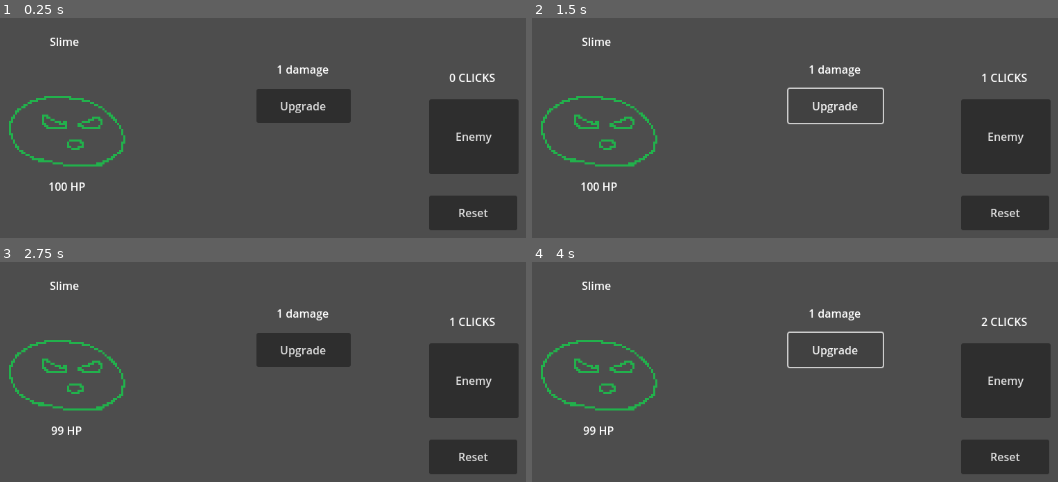
Above: before the commit, frames 1-4 (two rows, left to right).
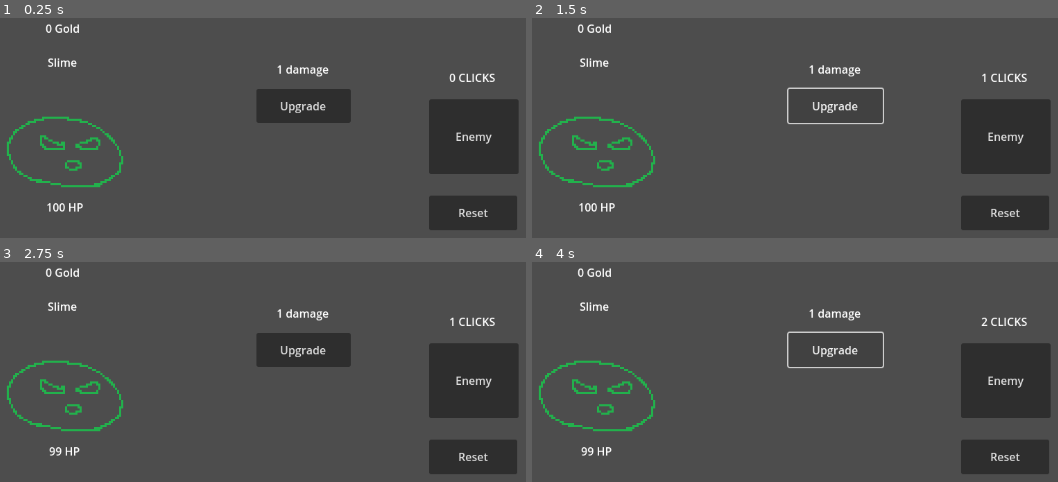
Above: after the commit, the same moments.

Repository: Bokeher/GodotGame
Game: Godot game, scene res://Main.tscn
Same seed, same stepped clock (60 frames per second), same inputs: the game is played once before the commit and once after it.
Inputs (mouse positions are in pixels of both pictures, inside the frame that each line leads up to; where the layout moved, square brackets give the same spot in the first picture):
- Up to frame 1 (0.25 s): no input
- Up to frame 2 (1.5 s): click "Enemy" at 0.5 s; click "Upgrade" at 1.25 s
- Up to frame 3 (2.75 s): click (63, 380) [68, 361] at 2 s
- Up to frame 4 (4 s): click "Enemy" at 2.75 s; click "Upgrade" at 3.5 s

The runs differ from the first frame. In frame 1, 2.5% of the frame differs, in the area x 1-24%, y 2-89%; in frame 2, 2.5%; in frame 3, 2.5%; in frame 4, 2.5%.

Commit message:
Add gold sytem

Diff:
--- a/EnemyBody.gd
+++ b/EnemyBody.gd
@@ -1,15 +1,11 @@
 extends TextureButton
 
+func _pressed():
+	Global.enemy_health -= Global.damage
 
-# Called when the node enters the scene tree for the first time.
-func _ready():
-	pass # Replace with function body.
+	if (Global.enemy_health <= 0):
+		Global.enemy_health = 100
+		Global.gold += 1
+		$"../../GoldAmount".update_gold()
 
-
-# Called every frame. 'delta' is the elapsed time since the previous frame.
-func _process(delta):
-	pass
-
-func _pressed():
-	Global.enemy_health -= Global.damage;
 	$"../EnemyHealth".text = str(Global.enemy_health) + " HP"
--- a/Global.gd
+++ b/Global.gd
@@ -4,6 +4,7 @@
 var damage: int = 1
 const save_path: String = "user://save"
 var enemy_health: int = 100
+var gold: int = 0
 
 func _ready():
 	load_clicks()
--- /dev/null
+++ b/GoldAmount.gd
@@ -0,0 +1,7 @@
+extends Label
+
+func _ready():
+	update_gold()
+
+func update_gold():
+	$".".text = str(Global.gold) + " Gold";
--- a/Main.tscn
+++ b/Main.tscn
@@ -9,6 +9,7 @@
 [ext_resource type="Script" path="res://Enemy.gd" id="7_15ehl"]
 [ext_resource type="Texture2D" uid="uid://2nph3u1tlq2w" path="res://assets/enemies/slimes/slime.png" id="7_jtks7"]
 [ext_resource type="Script" path="res://EnemyBody.gd" id="9_lmjn8"]
+[ext_resource type="Script" path="res://GoldAmount.gd" id="10_m2yng"]
 
 [node name="Game" type="Node2D"]
 script = ExtResource("1_v2884")
@@ -65,7 +66,7 @@
 script = ExtResource("4_r2q6r")
 
 [node name="Enemy" type="Node2D" parent="."]
-position = Vector2(42, 31)
+position = Vector2(39, 61)
 script = ExtResource("7_15ehl")
 
 [node name="EnemyBody" type="TextureButton" parent="Enemy"]
@@ -91,3 +92,13 @@
 text = "100 HP"
 horizontal_alignment = 1
 vertical_alignment = 1
+
+[node name="GoldAmount" type="Label" parent="."]
+offset_left = 28.0
+offset_top = 9.0
+offset_right = 241.0
+offset_bottom = 38.0
+text = "0 Gold"
+horizontal_alignment = 1
+vertical_alignment = 1
+script = ExtResource("10_m2yng")
Not shown: 1 places in Main.tscn that only renumber resources
